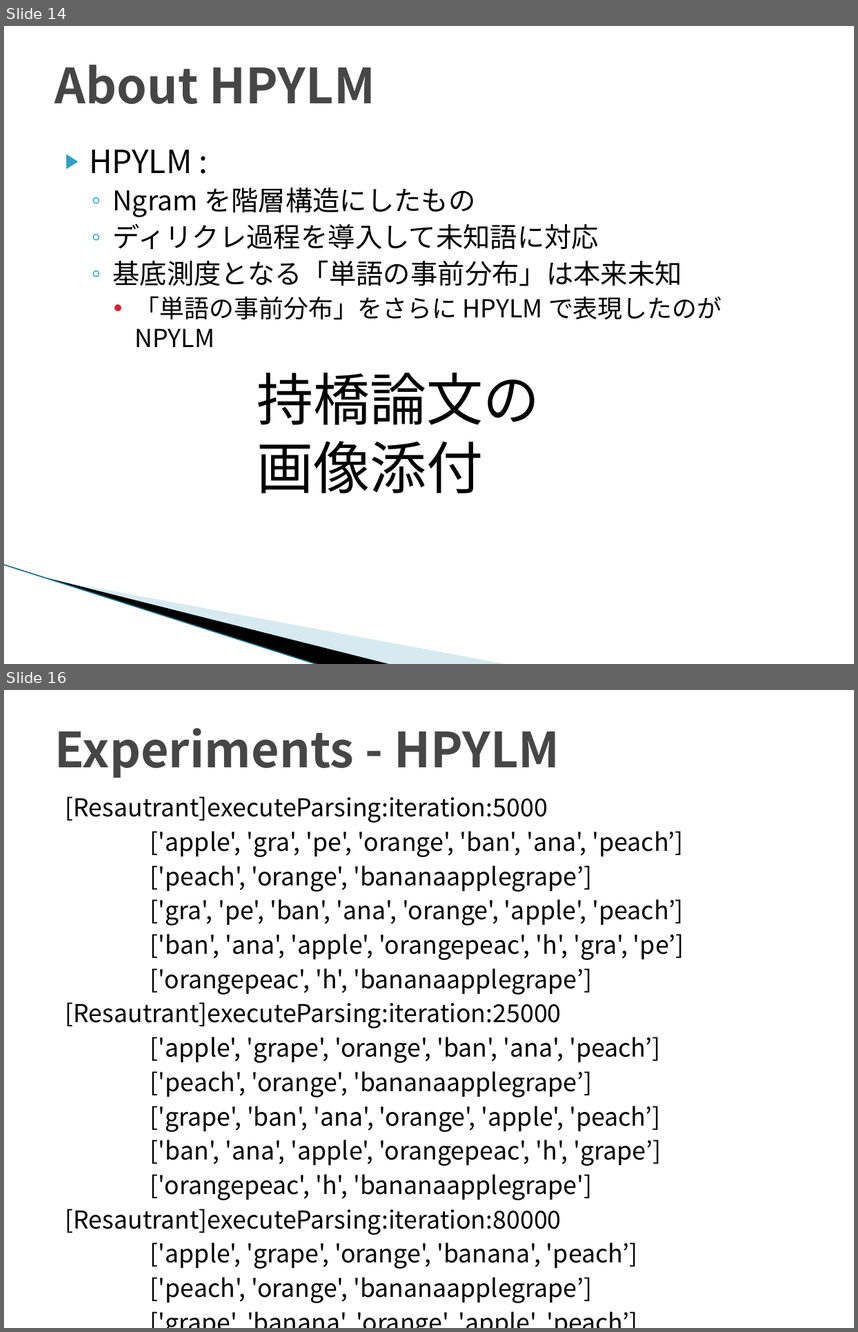
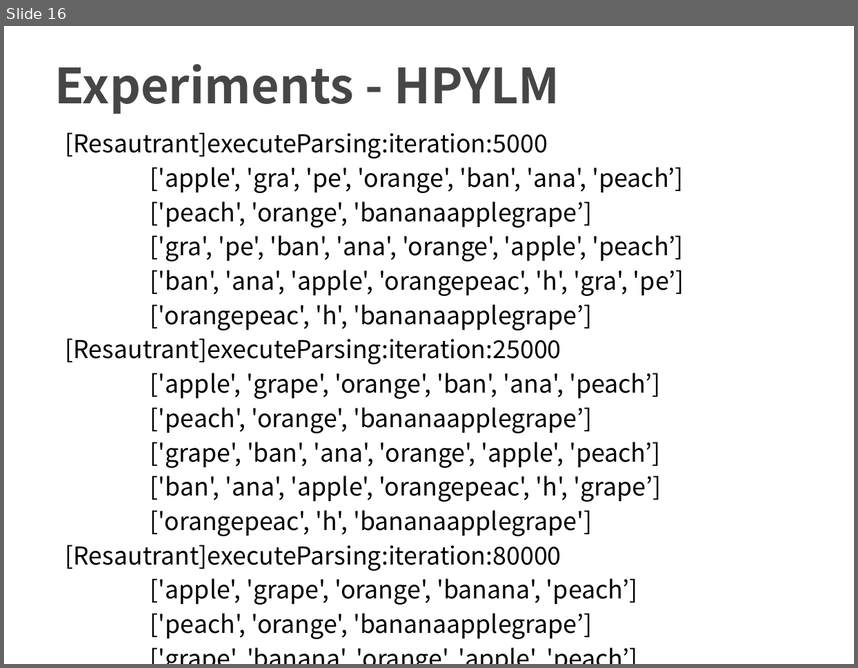
Before and after one commit to TetsuyaKomota/MyMasterStudies, a slide deck: slides/seminar_20170705_japanese.pptx. Shown one above the other, each under a label of ours: slides 14 and 16 before the commit, slide 16 after it; the slides between them are not shown. The pictures are 858x1332 and 858x668 pixels, drawn with LibreOffice and Linux fonts; fonts in the diff are those of the drawing; background and template pictures are left out. Boxes give left, top, right and bottom in pixels: in the first picture for what was removed or moved away, otherwise in the second. Text is boxed around its words. In the diff, an @@ line names an element or a change of style, - is before the commit and + after.

```diff
--- a/slides/seminar_20170705_japanese.pptx
+++ b/slides/seminar_20170705_japanese.pptx
@@ slide 14 removed at (4, 26, 854, 664), background #FFFFFF @@
@@ title removed at (55, 65, 375, 104) @@
-About HPYLM
@@ text removed at (89, 150, 722, 347) @@
-▶ HPYLM :
-  ◦ Ngram を階層構造にしたもの
-  ◦ ディリクレ過程を導入して未知語に対応
-  ◦ 基底測度となる「単語の事前分布」は本来未知
-    • 「単語の事前分布」をさらに HPYLM で表現したのが NPYLM
@@ text removed at (257, 372, 540, 493) @@
-持橋論文の
-画像添付
@@ freeform shape removed at (70, 491, 424, 626) @@
@@ freeform shape removed at (4, 564, 352, 642) @@
@@ line removed from (4, 564) to (319, 664) @@
```
Also in this commit, not shown: 7 slides changed, 4 slides added, 1 other slide removed.
